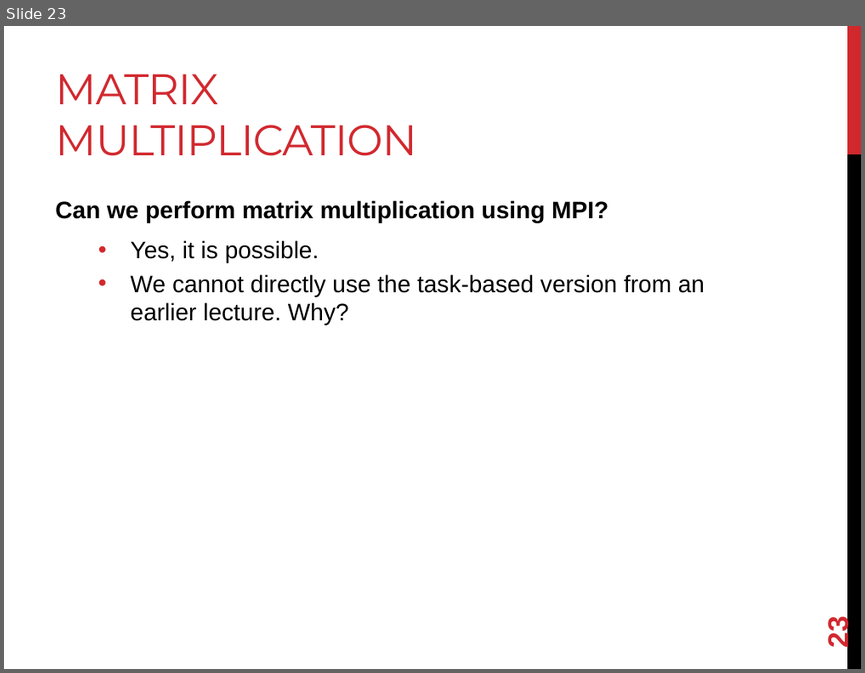
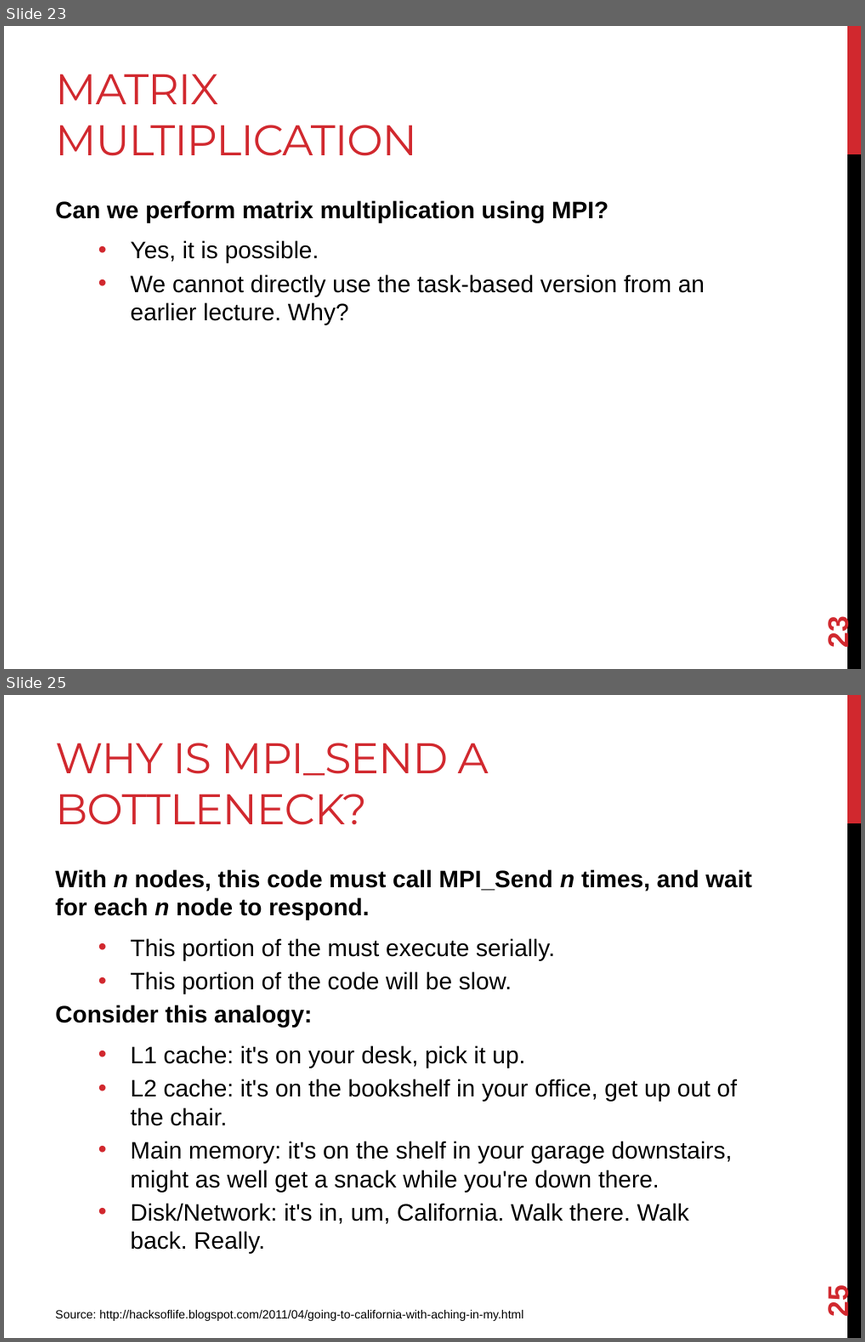
Before and after one commit to joshpeterson/DevelopingConcurrentSoftware, a slide deck: Lectures/Introduction to MPI/Introduction to MPI.pptx. Shown one above the other, each under a label of ours: slide 23 before the commit, slides 23 and 25 after it; the slides between them are not shown. The pictures are 865x673 and 865x1342 pixels, drawn with LibreOffice and Linux fonts; fonts in the diff are those of the drawing. Boxes give left, top, right and bottom in pixels: in the first picture for what was removed or moved away, otherwise in the second. Text is boxed around its words. In the diff, an @@ line names an element or a change of style, - is before the commit and + after.

Commit message:
Add scatter/gather to MPI lecture.

```diff
--- a/Lectures/Introduction to MPI/Introduction to MPI.pptx
+++ b/Lectures/Introduction to MPI/Introduction to MPI.pptx
@@ slide 25 added at [4,695,861,1338], background #FFFFFF; not listed: 2 template elements that a slide beside it also shows @@
@@ title added at [55,743,488,825], 36 pt, text #D1282E @@
+WHY IS MPI_SEND A BOTTLENECK?
@@ text added at [55,869,751,1253], 20 pt, text #000000 @@
+With n nodes, this code must call MPI_Send n times, and wait for each n node to respond.
+  • This portion of the must execute serially.
+  • This portion of the code will be slow.
+Consider this analogy:
+  • L1 cache: it's on your desk, pick it up.
+  • L2 cache: it's on the bookshelf in your office, get up out of the chair.
+  • Main memory: it's on the shelf in your garage downstairs, might as well get a snack while you're down there.
+  • Disk/Network: it's in, um, California. Walk there. Walk back. Really.
@@ page number added at [822,1287,854,1315], 24 pt, text #D1282E, bold @@
+25
@@ text added at [55,1310,523,1321], 10 pt, text #000000 @@
+Source: http://hacksoflife.blogspot.com/2011/04/going-to-california-with-aching-in-my.html
```
Also in this commit, not shown: 2 other slides added.
